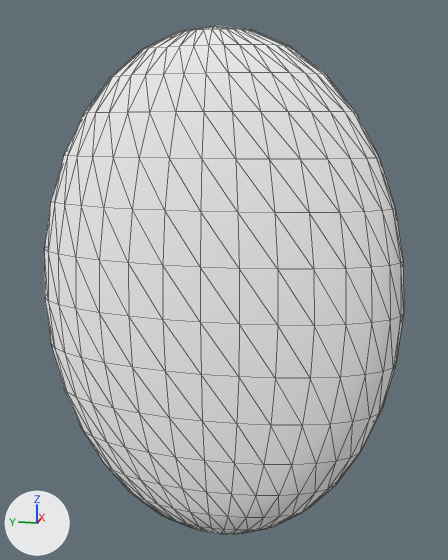
Renders of the glTF model Objects/wandleuchteGlasEinzeln.glb from each side of a commit.
Before and after are seen from a 50 mm camera at (-1.863, -0.432, 0.585) aimed at (0.171, -0.025, 0.076). Every picture has the same lights, and +X, +Y and +Z are marked at lower left. Mesh edges are drawn as thin lines. Where no turn or scale is listed for an object, it has been applied to the vertices. Vertices at the same position are counted once.

In view in the first picture: 'WandleuchteGlasEinzeln'.
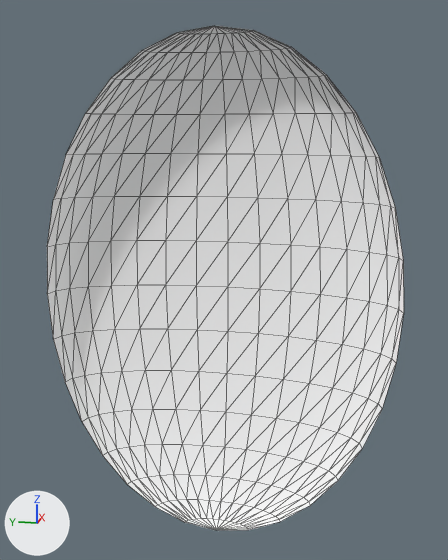
Commit message: Delete back of WandleuchteGlassEinzeln object

What changed in the scene script:
```text
Change me_cylinder_001:
    used by ob_wandleuchteglaseinzeln; location = (-0.257, 0.0, 0.742)
    remove me_cylinder_001.from_pydata(...)  # 482 vertices, 960 faces; spans x 0.18..0.63, y -0.62..0.62, z -1.63..0.15
    add me_cylinder_001.from_pydata(...)  # 257 vertices, 480 faces; spans x 0.4..0.63, y -0.62..0.62, z -1.63..0.15
    me_cylinder_001 part 1
    225 vertices are removed from x 0.18..0.4, y -0.61..0.61, z -1.62..0.13
    485 faces are deleted
    2 vertices move within x 0.4, y 0.12, z -1.62..0.13
    5 new faces join them
```

Pixel boxes (x1, y1, x2, y2) of what changed, in the pictures (448 x 560 px):
'WandleuchteGlasEinzeln', reshaped: before (44, 26, 404, 534); after (47, 26, 404, 530)
part 1 of me_cylinder_001, cut back: before (44, 26, 404, 534); after (149, 26, 211, 529)
